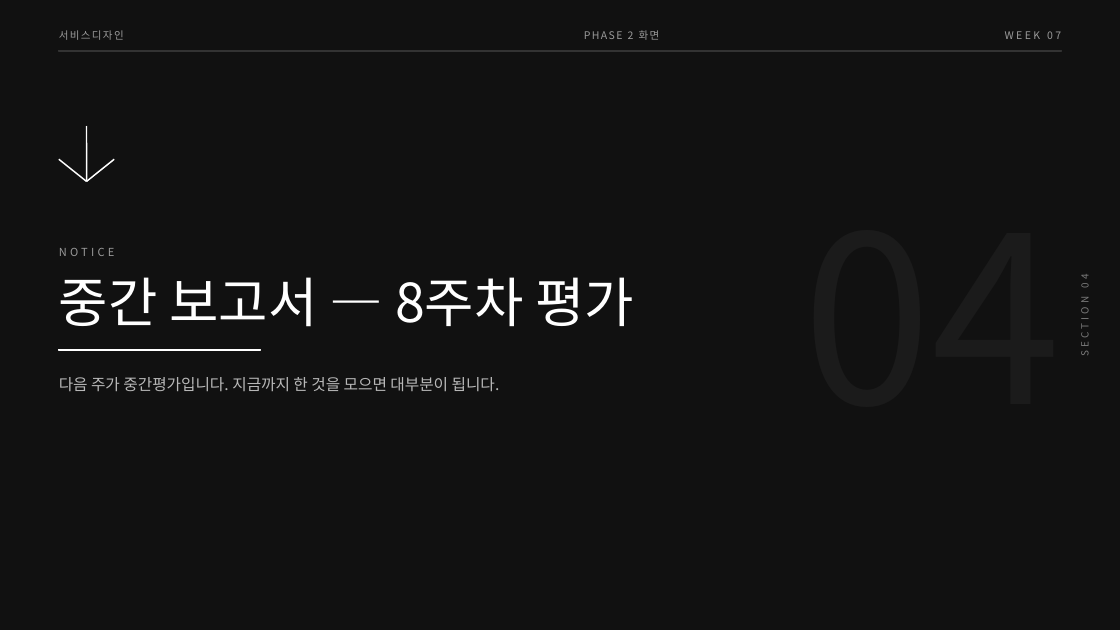
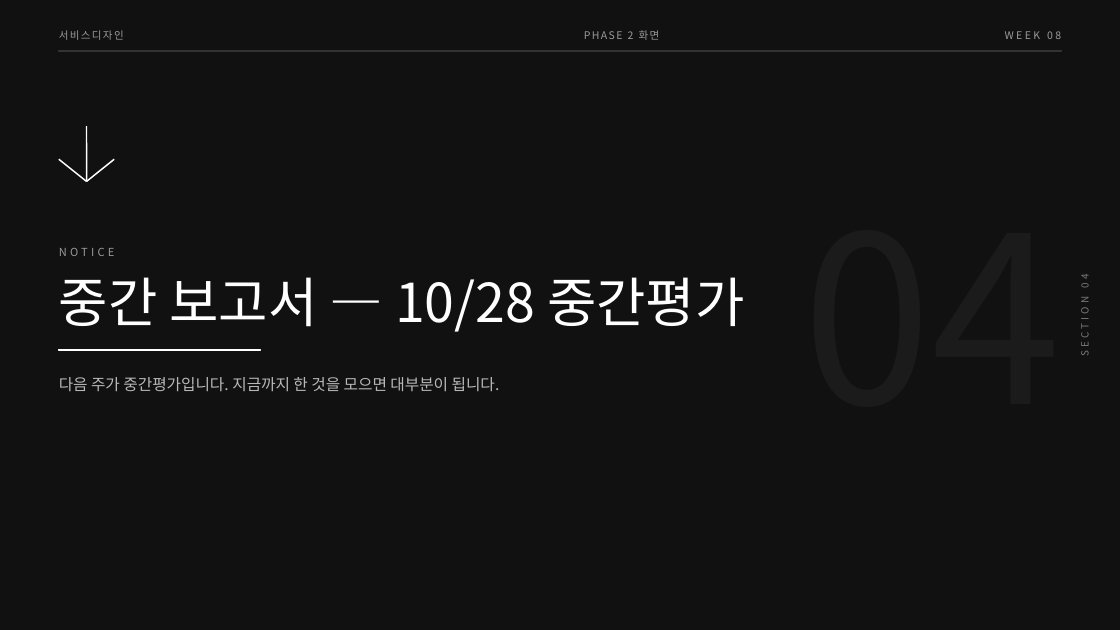
Before and after one commit to design-eng/MIN.D, a slide deck: slide 12 of dist/weeks-2학기/서비스디자인_2학기_07주차_겹치는화면과중간보고서.pptx. Drawn at 1120x630 pixels with LibreOffice and Linux fonts; fonts in the diff are those of the drawing. Boxes give left, top, right and bottom in pixels: in the first picture for what was removed or moved away, otherwise in the second. Text is boxed around its words. In the diff, an @@ line names an element or a change of style, - is before the commit and + after.

```diff
--- a/dist/weeks-2학기/서비스디자인_2학기_07주차_겹치는화면과중간보고서.pptx
+++ b/dist/weeks-2학기/서비스디자인_2학기_07주차_겹치는화면과중간보고서.pptx
@@ text at (1005,31,1061,39): text changed @@
-WEEK 07
+WEEK 08
@@ text at (59,277,744,332): text changed @@
-중간 보고서 — 8주차 평가
+중간 보고서 — 10/28 중간평가
```
Also in this commit, not shown: 16 other slides changed, 3 other files.
